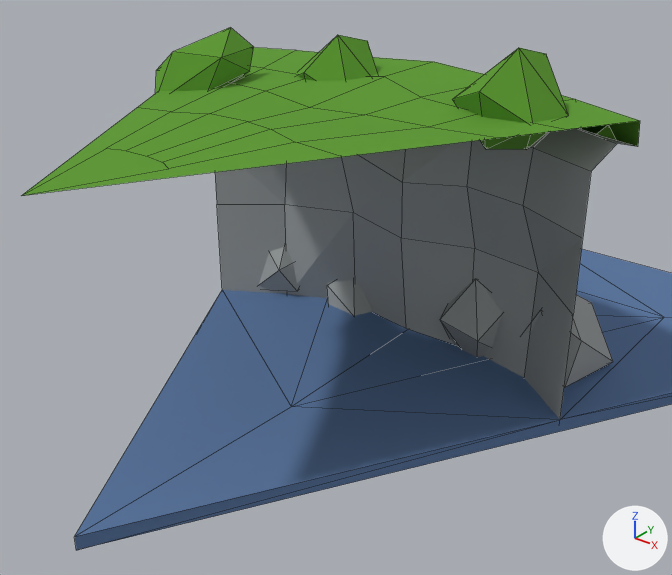
What one commit did to the Blender file public/assets/tiles.blend.
Before and after are seen from a 50 mm lens placed at (0.58, -0.358, 0.529), pointed at (0.046, 0.31, 0.115). The axes (+X, +Y, +Z) are drawn at lower right. The lights are the same throughout. Mesh edges are drawn as thin lines. The same objects are shown in both versions, whatever each file hides.

Names of what the first picture shows: 'bush1.003', 'bush2.003', 'bush3.003', 'hill8', 'rock1.001', 'rock3.001', 'rock4.001', 'rock5.001', 'water8'.
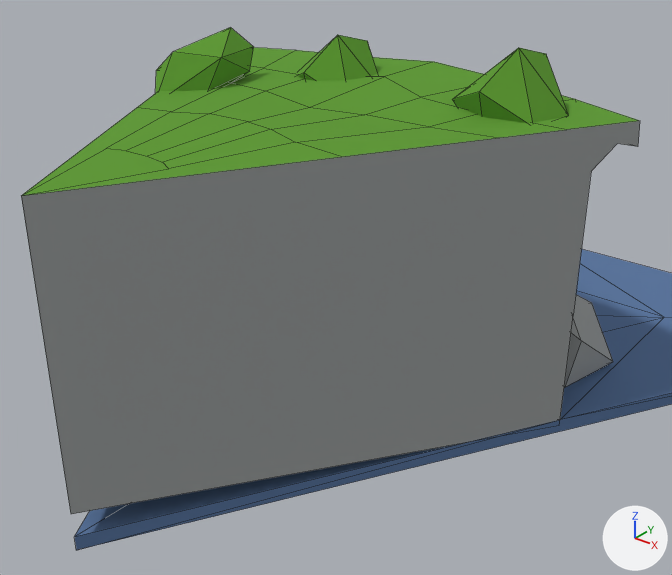
Boxes (x1, y1, x2, y2) around the edits, measured in the pictures (672 x 575 px):
'hill8', reshaped (25% taller)
    before: (21, 47, 640, 419)
    after: (21, 47, 640, 514)
part 1 of me_cylinder_017, added
    after: (21, 121, 640, 514)
'water8', unchanged, covered by the edit
    both: (74, 249, 672, 550)
'rock5.001', unchanged, covered by the edit
    before: (440, 279, 502, 357)

What changed in the scene script:
```text
Change me_cylinder_017:
    where me_cylinder_017.from_pydata(...)  # 88 vertices, 67 faces; spans x -0.275..0.275, y 0.0..0.569, z -0.034..0.297
    used by ob_hill8; location = (0.0, 0.0, 0.0)
    verts and faces of me_cylinder_017; kept vertices keep their numbers, new ones are numbered from 88
    before: 20 (0.275, 0.476, 0.267) at pixel (638, 146), 21 (-0.25, 0.433, 0.249), 22 (0.274, 0.474, 0.293) at pixel (640, 120), 23 (-0.25, 0.433, -0.032), 24 (-0.274, 0.473, 0.267)
    before: 25 (0.25, 0.433, 0.249) at pixel (591, 171), 26 (0.0, 0.0, 0.293) at pixel (21, 195), 27 (0.25, 0.433, -0.032) at pixel (559, 425), 28 (-0.275, 0.476, 0.293), 30 (-0.25, 0.433, 0.183)
    before: 35 (0.25, 0.433, 0.182) at pixel (582, 238), 36 (-0.25, 0.433, 0.099) at pixel (216, 204), 37 (0.25, 0.433, 0.1) at pixel (573, 315), 45 (-0.124, 0.214, 0.293) at pixel (136, 107), 48 (0.126, 0.218, 0.293) at pixel (341, 156)
    before: 51 (-0.202, 0.35, 0.293), 52 (0.2, 0.346, 0.293) at pixel (499, 137), 59 (0.234, 0.405, 0.293) at pixel (566, 129), 61 (-0.237, 0.411, 0.293), 74 (0.262, 0.455, 0.273) at pixel (617, 143)
    before: 75 (-0.262, 0.455, 0.275)
    me_cylinder_017 part 1
    add verts[88] = (0.0, 0.0, 0.0)  # pixel (70, 514)
    add faces += [(20, 22, 59, 52, 48, 26, 88, 27, 37, 35, 25, 74), (21, 30, 36, 23, 88, 26, 45, 51, 61, 28, 24, 75)]  # mat_stone (grey #a0a4a4)
```
